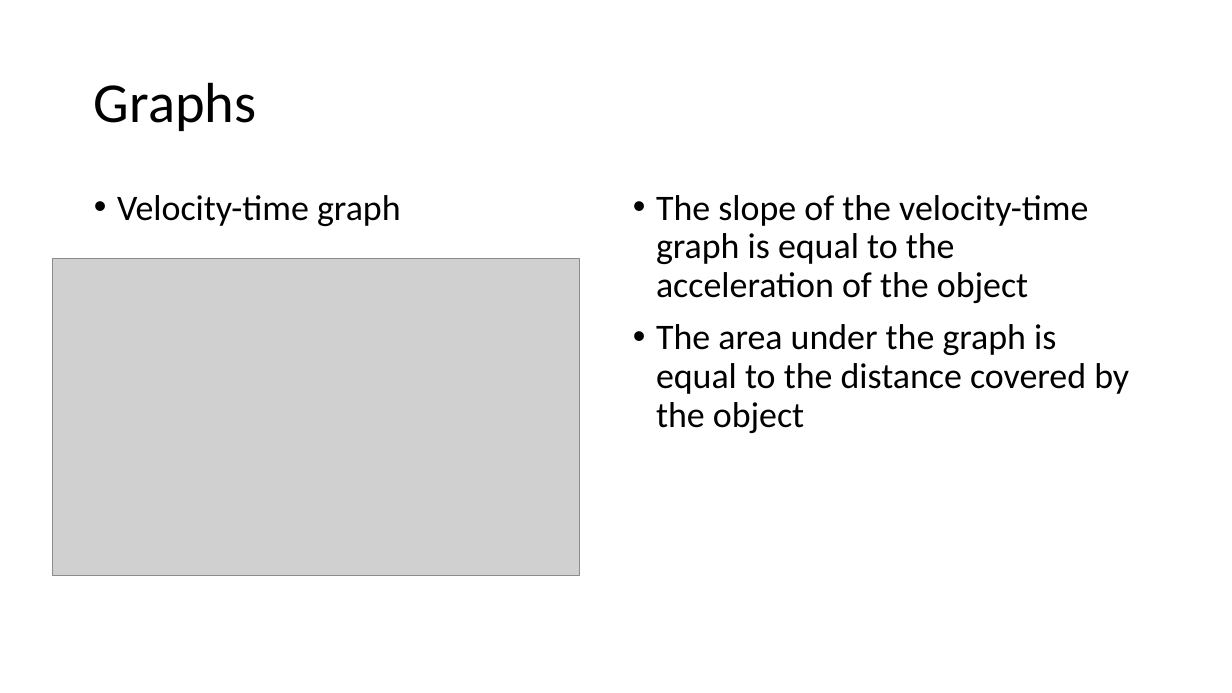
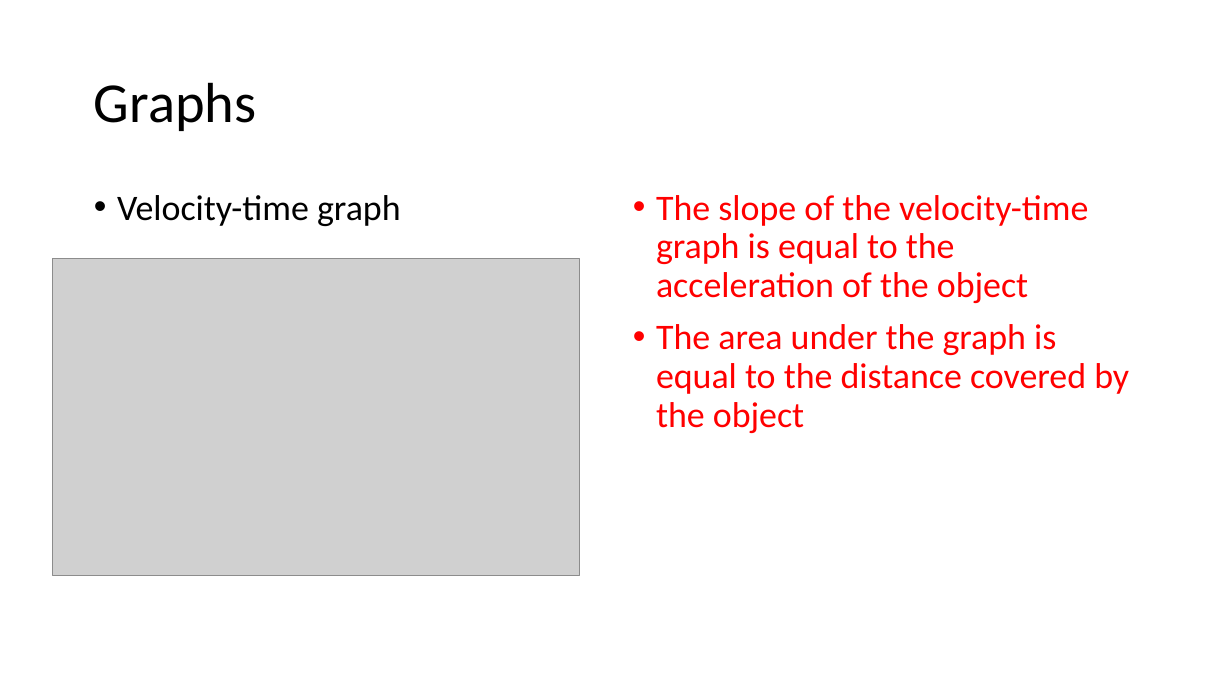
Before and after one commit to acsabai/acsabai.github.io, a slide deck: slide 9 of classes/Phys9b18/downloads/Non-uniform motion.pptx. Drawn at 1232x693 pixels with LibreOffice and Linux fonts; fonts in the diff are those of the drawing; grey boxes stand for pictures. Boxes give left, top, right and bottom in pixels: in the first picture for what was removed or moved away, otherwise in the second. Text is boxed around its words. In the diff, an @@ line names an element or a change of style, - is before the commit and + after.

```diff
--- a/classes/Phys9b18/downloads/Non-uniform motion.pptx
+++ b/classes/Phys9b18/downloads/Non-uniform motion.pptx
@@ text "The slope of the velocity-time ..." at [656,195,1129,433]: text colour #000000 to #FF0000 @@
```
